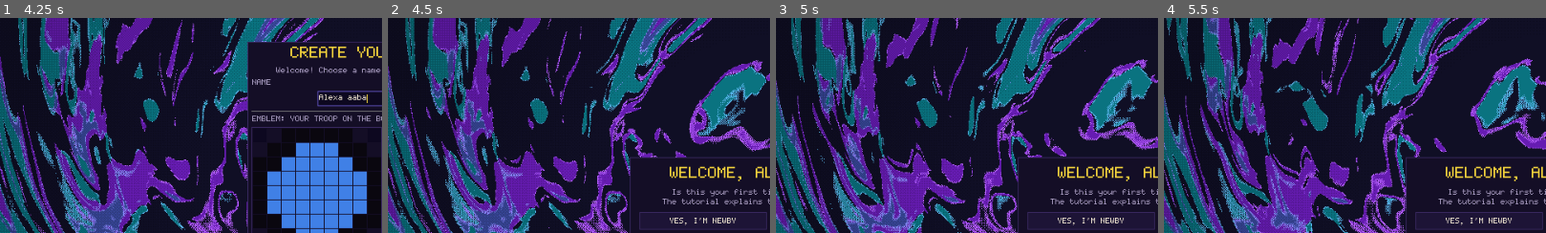
Above: before the commit, frames 1-4 (left to right).
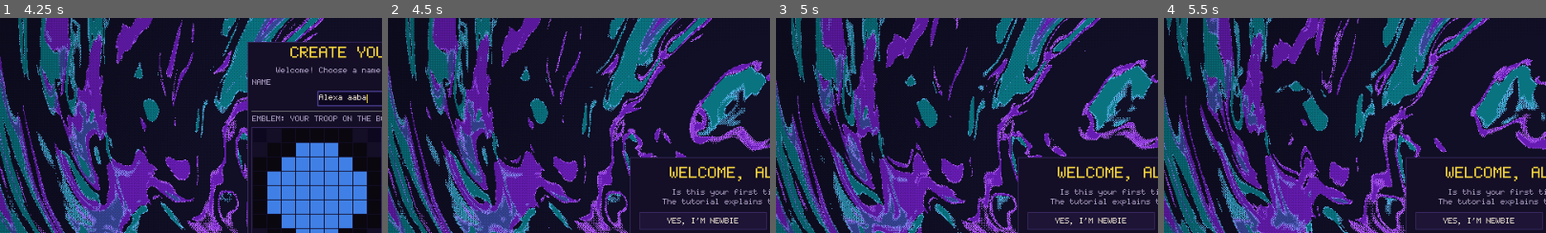
Above: after the commit, the same moments.

Repository: zhenyaapocalipsis/totug
Game: Godot game, scene res://scenes/launcher.tscn
Same seed, same stepped clock (60 frames per second), same inputs: the game is played once before the commit and once after it.
Inputs (mouse positions are % of the whole screen's width and height, from its top left):
- Up to frame 1 (4.25 s): click (50, 27) at 0.52 s; type "Alex" at 0.6 s; tap A every 0.75 s from 1.25 to 3.5 s; move the mouse to (72, 45) at 1.27 s; hold Right 1.28-2 s; tap Alt at 1.35 s; click (72, 45) at 1.42 s; tap Space at 1.52 s; drag from (30, 55) to (45, 70) at 2.02 s; move the mouse to (60, 28) at 2.77 s; hold Right 2.78-3.5 s; tap B at 2.85 s; drag from (45, 70) to (20, 35) at 3.52 s
- Up to frame 2 (4.5 s): tap A at 4.25 s; move the mouse to (80, 65) at 4.27 s; hold Left from 4.28 s (still down); tap Enter at 4.35 s
- Up to frame 3 (5 s): keep holding Left; tap Space at 4.52 s
- Up to frame 4 (5.5 s): release Left at 5 s; drag from (20, 35) to (35, 25) at 5.02 s
The pictures show only the part of the screen within x 0-50%, y 8-58%; the shares and areas given below are measured in that part.

Frame 1 is identical in both runs. In frame 2, 0.3% of the frame differs, in the area x 73-92%, y 92-97%; in frame 3, 0.3%; in frame 4, 0.3%.

Commit message:
Menu: NEWBY -> NEWBIE
Co-Authored-By: Claude Opus 5.5 <noreply@anthropic.com>

Diff:
--- a/engine/godot/scenes/ui/tutorial_offer_screen.gd
+++ b/engine/godot/scenes/ui/tutorial_offer_screen.gd
@@ -9,7 +9,7 @@
 ## true — игрок новичок и хочет обучение.
 signal answered(wants_tutorial: bool)
 
-const YES_TEXT := "YES, I'M NEWBY"
+const YES_TEXT := "YES, I'M NEWBIE"
 const NO_TEXT := "NO, I'M ALREADY KIKORIKI"
 const UnderdarkBg := preload("res://scenes/ui/underdark_bg.gd")
 
--- a/engine/godot/tests/run_tests.gd
+++ b/engine/godot/tests/run_tests.gd
@@ -2875,7 +2875,7 @@
 	var offer: Control = load("res://scenes/ui/tutorial_offer_screen.gd").new()
 	var answers: Array = []
 	offer.answered.connect(func(w: bool): answers.append(w))
-	_find_button(offer, "YES, I'M NEWBY").pressed.emit()
+	_find_button(offer, "YES, I'M NEWBIE").pressed.emit()
 	_find_button(offer, "NO, I'M ALREADY KIKORIKI").pressed.emit()
 	check_eq(answers, [true, false], "вопрос про обучение: YES — обучение, NO — меню")
 	offer.free()
